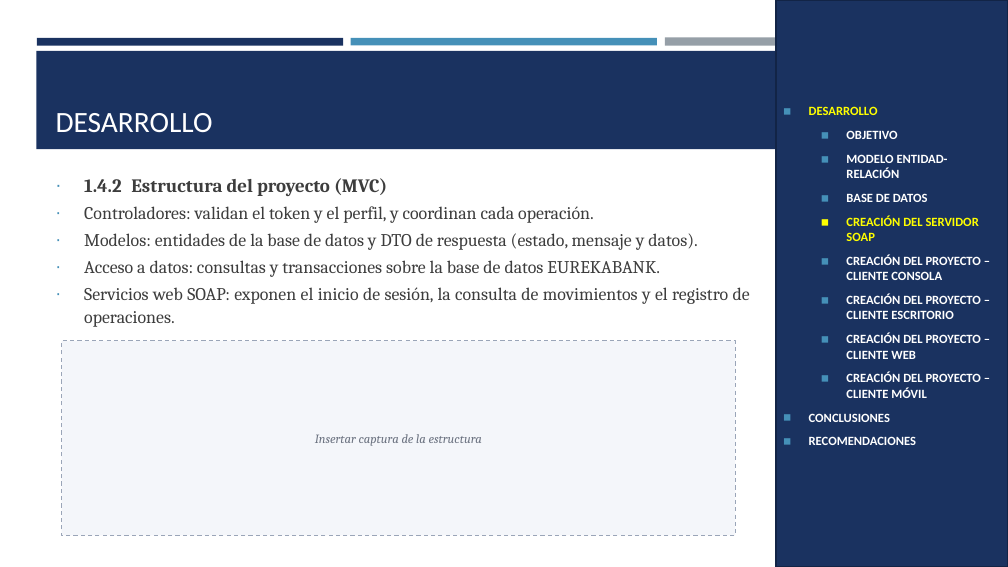
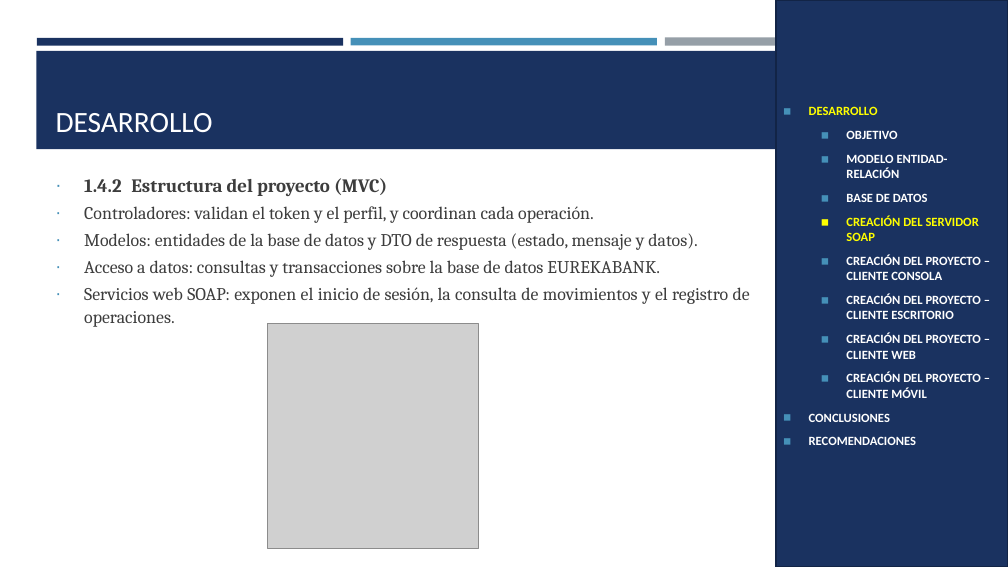
Before and after one commit to IMarcusDev/TI.1.2.-PAO202651_SOAP_DOTNET_CONBDD_NRC36883_GR04, a slide deck: slide 7 of 05. DOCUMENTACION/PRESENTACION TI.1.2. SOAP con BDD en DOTNET GR4.pptx. Drawn at 1008x567 pixels with LibreOffice and Linux fonts; fonts in the diff are those of the drawing; grey boxes stand for pictures. Boxes give left, top, right and bottom in pixels: in the first picture for what was removed or moved away, otherwise in the second. Text is boxed around its words. In the diff, an @@ line names an element or a change of style, - is before the commit and + after.

```diff
--- a/05. DOCUMENTACION/PRESENTACION TI.1.2. SOAP con BDD en DOTNET GR4.pptx
+++ b/05. DOCUMENTACION/PRESENTACION TI.1.2. SOAP con BDD en DOTNET GR4.pptx
@@ picture added at (268,324,479,548) @@
@@ rectangle removed at (62,341,736,535) @@
-Insertar captura de la estructura
```
Also in this commit, not shown: 4 other slides changed.
